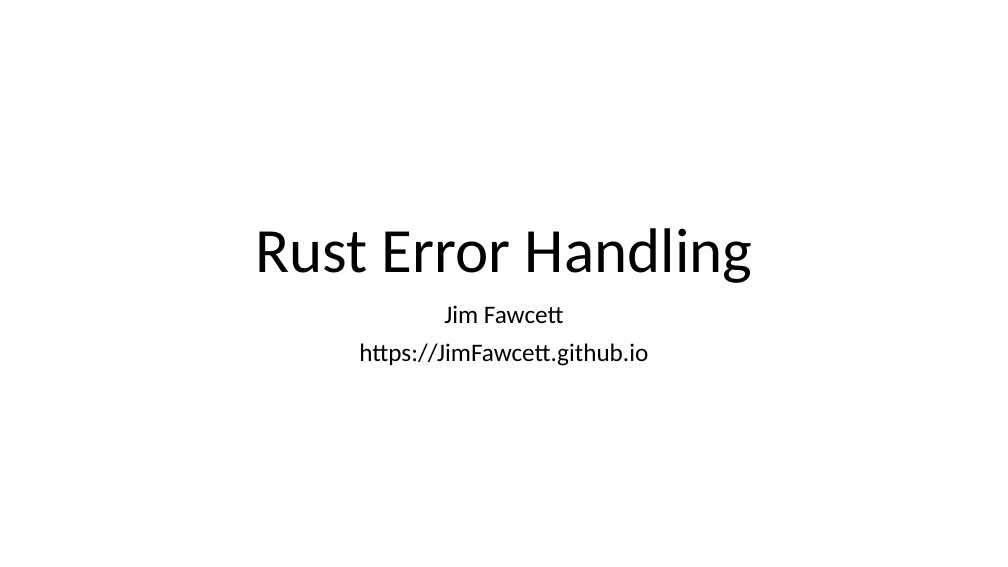
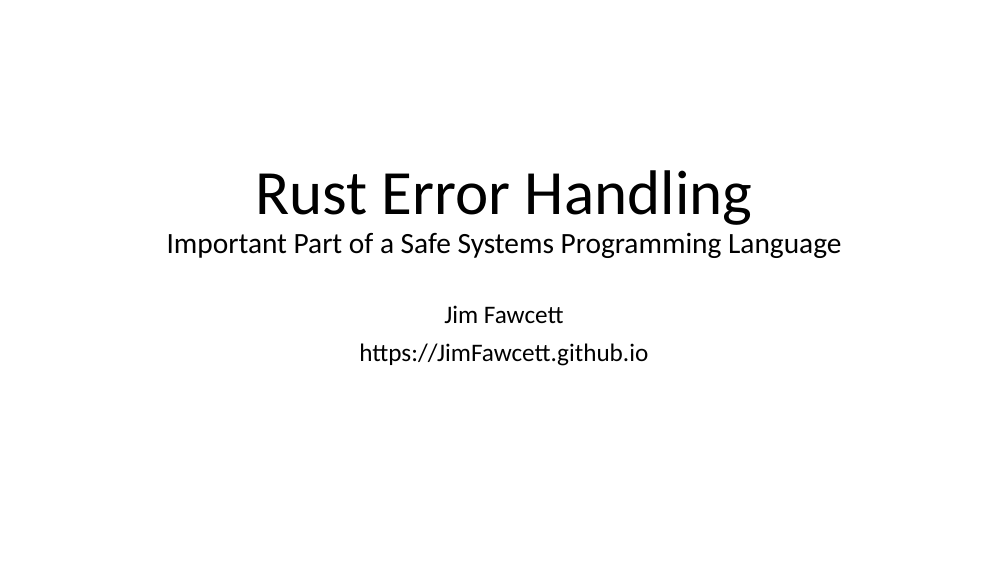
Before and after one commit to JimFawcett/JimFawcett.github.io, a slide deck: slide 1 of Resources/RustErrorHandling.pptx. Drawn at 1008x567 pixels with LibreOffice and Linux fonts; fonts in the diff are those of the drawing. Boxes give left, top, right and bottom in pixels: in the first picture for what was removed or moved away, otherwise in the second. Text is boxed around its words. In the diff, an @@ line names an element or a change of style, - is before the commit and + after.

```diff
--- a/Resources/RustErrorHandling.pptx
+++ b/Resources/RustErrorHandling.pptx
@@ title at bbox=[167, 170, 841, 258]: text changed; size 60 to 28 pt @@
-Rust Error Handling
+Rust Error Handling
+Important Part of a Safe Systems Programming Language
```
Also in this commit, not shown: 5 other slides changed, 1 other file.
